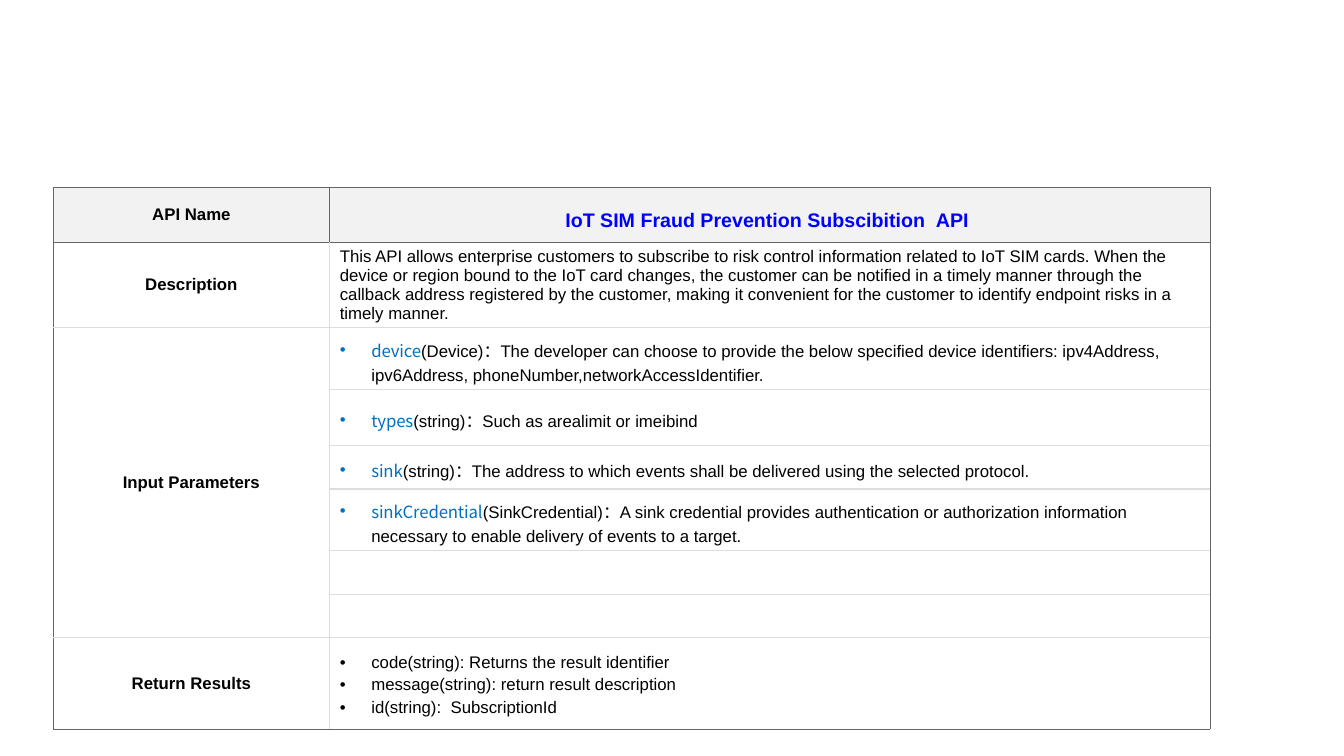
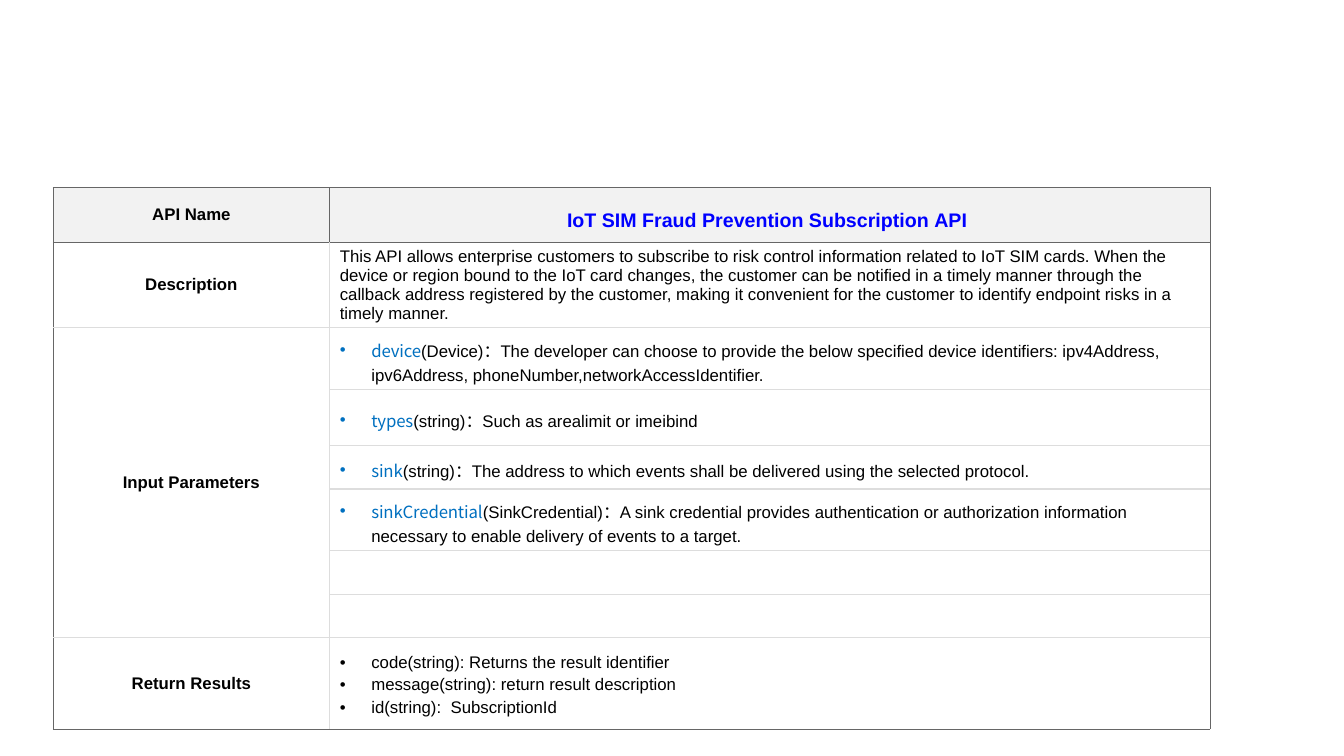
Before and after one commit to camaraproject/APIBacklog, a slide deck: slide 5 of documentation/SupportingDocuments/API_Proposal_IoT_SIM_Fraud_Prevention.pptx. Drawn at 1344x756 pixels with LibreOffice and Linux fonts; fonts in the diff are those of the drawing; background and template pictures are left out. Boxes give left, top, right and bottom in pixels: in the first picture for what was removed or moved away, otherwise in the second. Text is boxed around its words. In the diff, an @@ line names an element or a change of style, - is before the commit and + after.

```diff
--- a/documentation/SupportingDocuments/API_Proposal_IoT_SIM_Fraud_Prevention.pptx
+++ b/documentation/SupportingDocuments/API_Proposal_IoT_SIM_Fraud_Prevention.pptx
@@ table at [53, 188, 1210, 721] @@
-row 1, column 2: IoT SIM Fraud Prevention Subscibition API
+row 1, column 2: IoT SIM Fraud Prevention Subscription API
```
